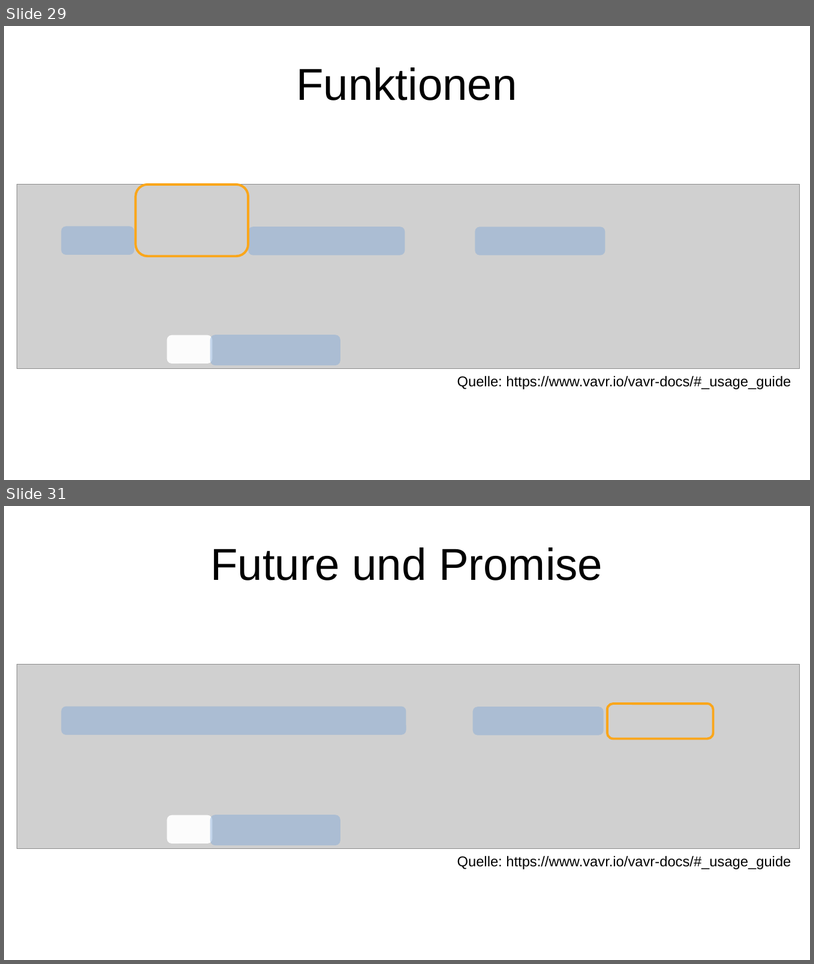
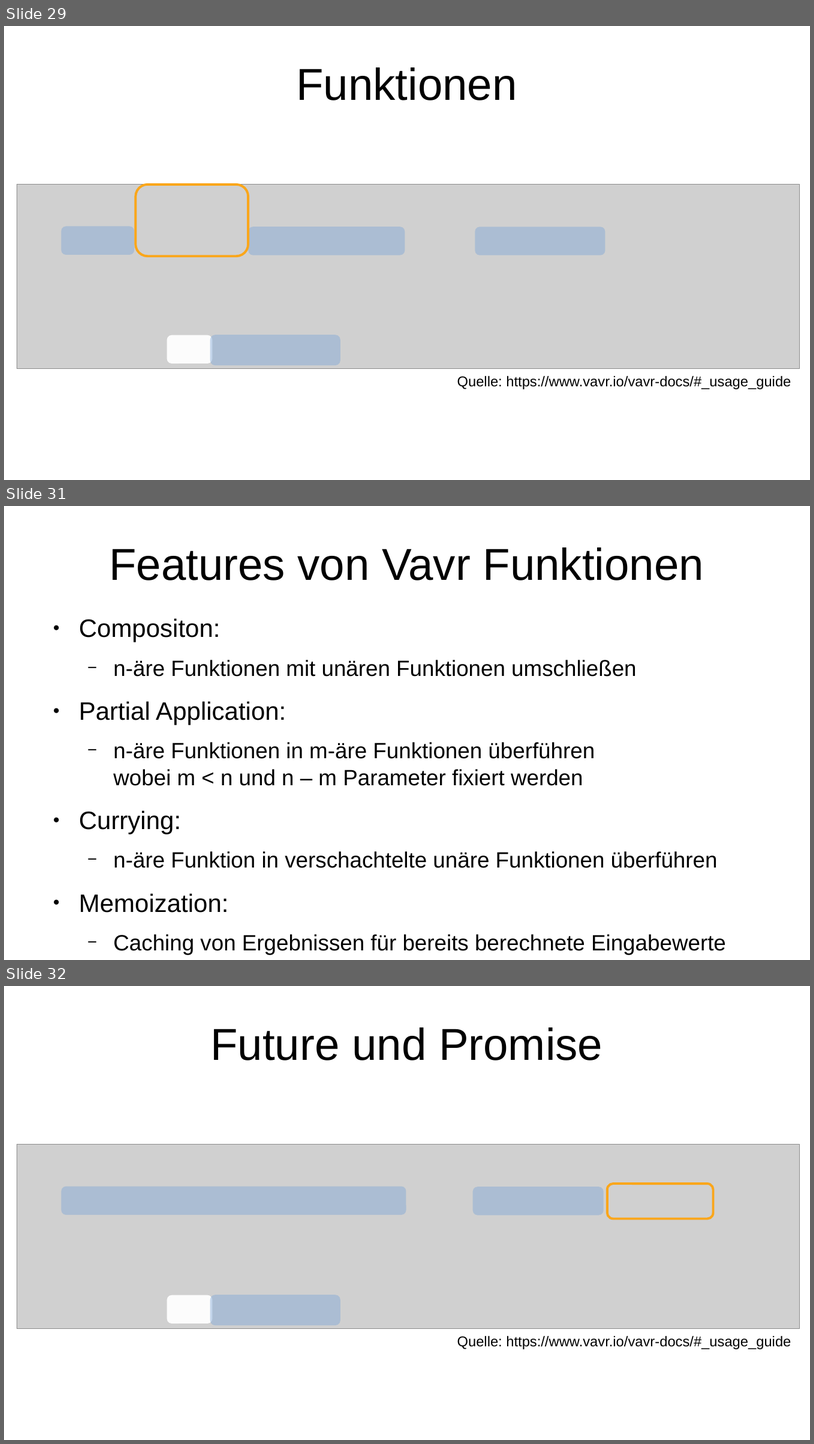
Before and after one commit to p3et/vavr-demo, a slide deck: coffee talk.odp. Shown one above the other, each under a label of ours: slides 29 and 31 before the commit, slides 29, 31 and 32 after it; the slides between them are not shown. The pictures are 814x964 and 814x1444 pixels, drawn with LibreOffice and Linux fonts; fonts in the diff are those of the drawing; grey boxes stand for pictures. Boxes give left, top, right and bottom in pixels: in the first picture for what was removed or moved away, otherwise in the second. Text is boxed around its words. In the diff, an @@ line names an element or a change of style, - is before the commit and + after.

```diff
--- a/coffee talk.odp
+++ b/coffee talk.odp
@@ slide 31 added at (4, 506, 810, 960), background #FFFFFF @@
@@ title added at (109, 547, 704, 580), 44 pt, text #000000 @@
+Features von Vavr Funktionen
@@ text added at (79, 618, 726, 954), 21.7 pt, text #000000 @@
+● Compositon:
+  − n-äre Funktionen mit unären Funktionen umschließen
+● Partial Application:
+  − n-äre Funktionen in m-äre Funktionen überführen
+    wobei m < n und n – m Parameter fixiert werden
+● Currying:
+  − n-äre Funktion in verschachtelte unäre Funktionen überführen
+● Memoization:
+  − Caching von Ergebnissen für bereits berechnete Eingabewerte
@@ what was slide 31 is now slide 32 @@
```
Also in this commit, not shown: 1 other slide added, 1 slide removed, 2 other files.
